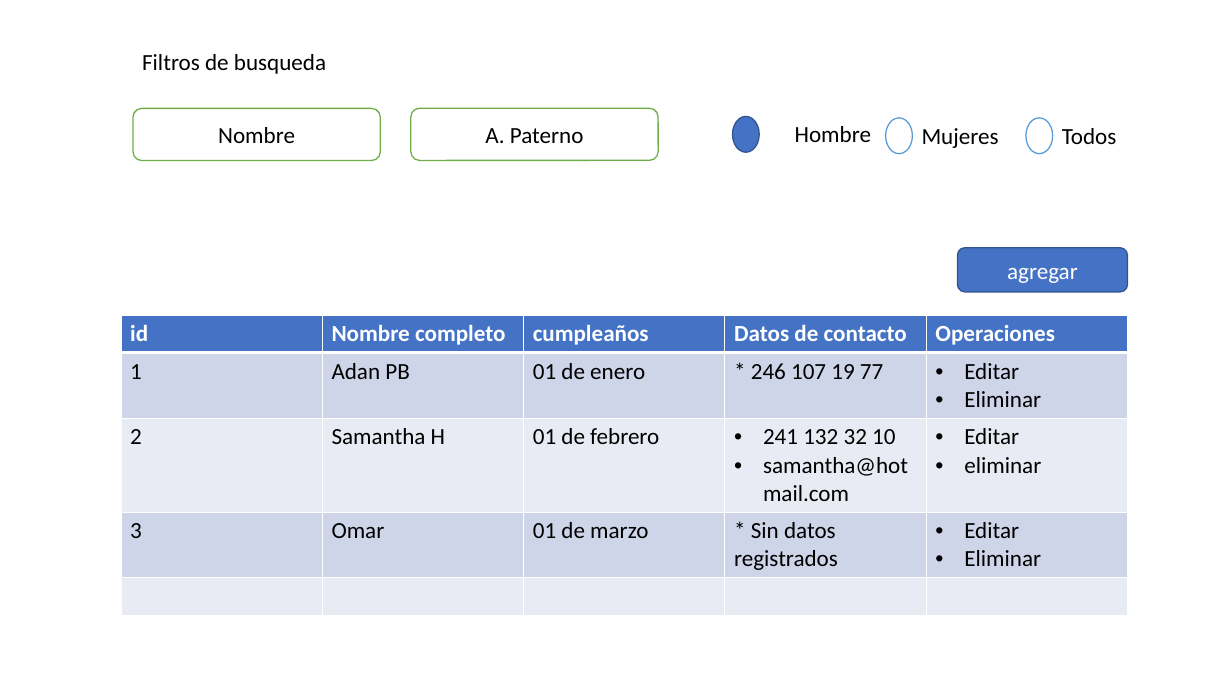
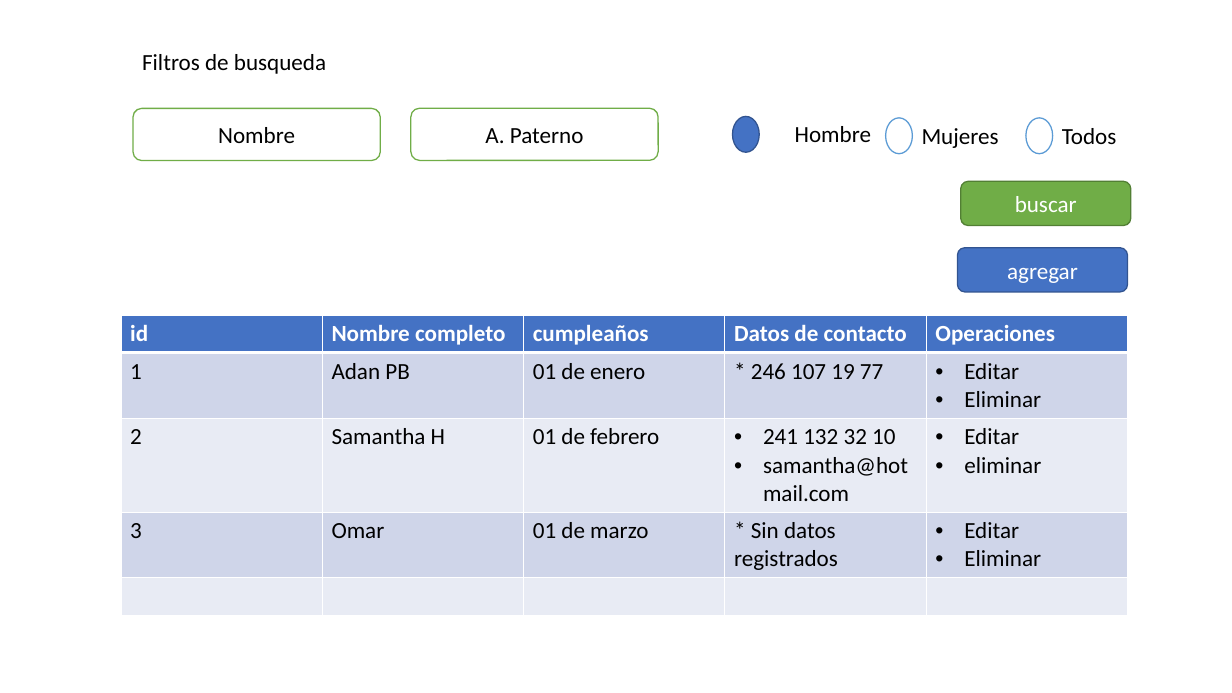
Before and after one commit to enriquecr1990/cap_php_ago22, a slide deck: slide 4 of presentacion/Presentación1.pptx. Drawn at 1232x693 pixels with LibreOffice and Linux fonts; fonts in the diff are those of the drawing. Boxes give left, top, right and bottom in pixels: in the first picture for what was removed or moved away, otherwise in the second. Text is boxed around its words. In the diff, an @@ line names an element or a change of style, - is before the commit and + after.

```diff
--- a/presentacion/Presentación1.pptx
+++ b/presentacion/Presentación1.pptx
@@ rounded rectangle added at (x1=961, y1=181, x2=1131, y2=226), fill #70AD47, outline #538035 1 pt, 18 pt, text #FFFFFF @@
+buscar
```
Also in this commit, not shown: 1 other slide changed, 49 other files.
